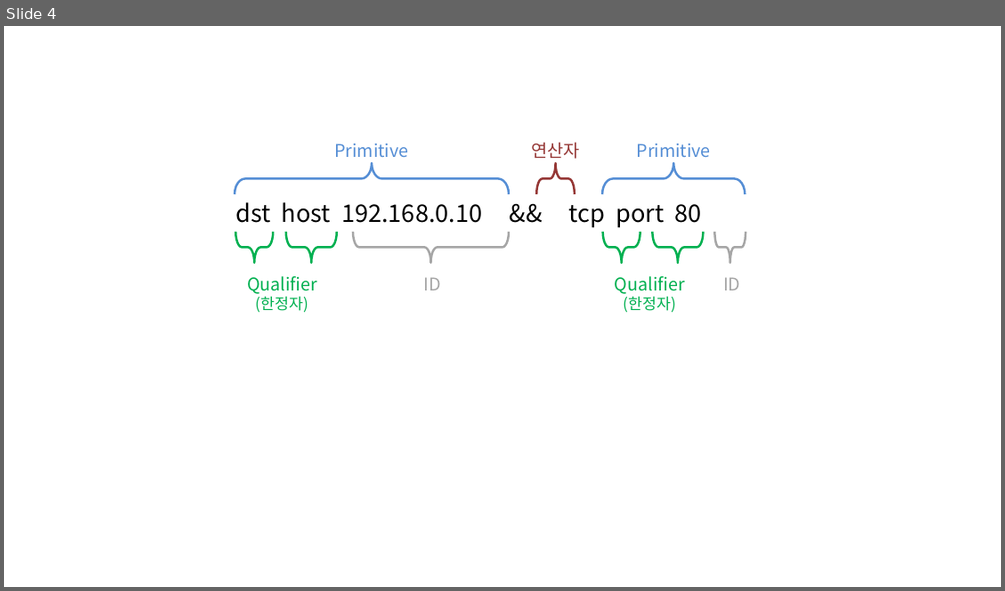
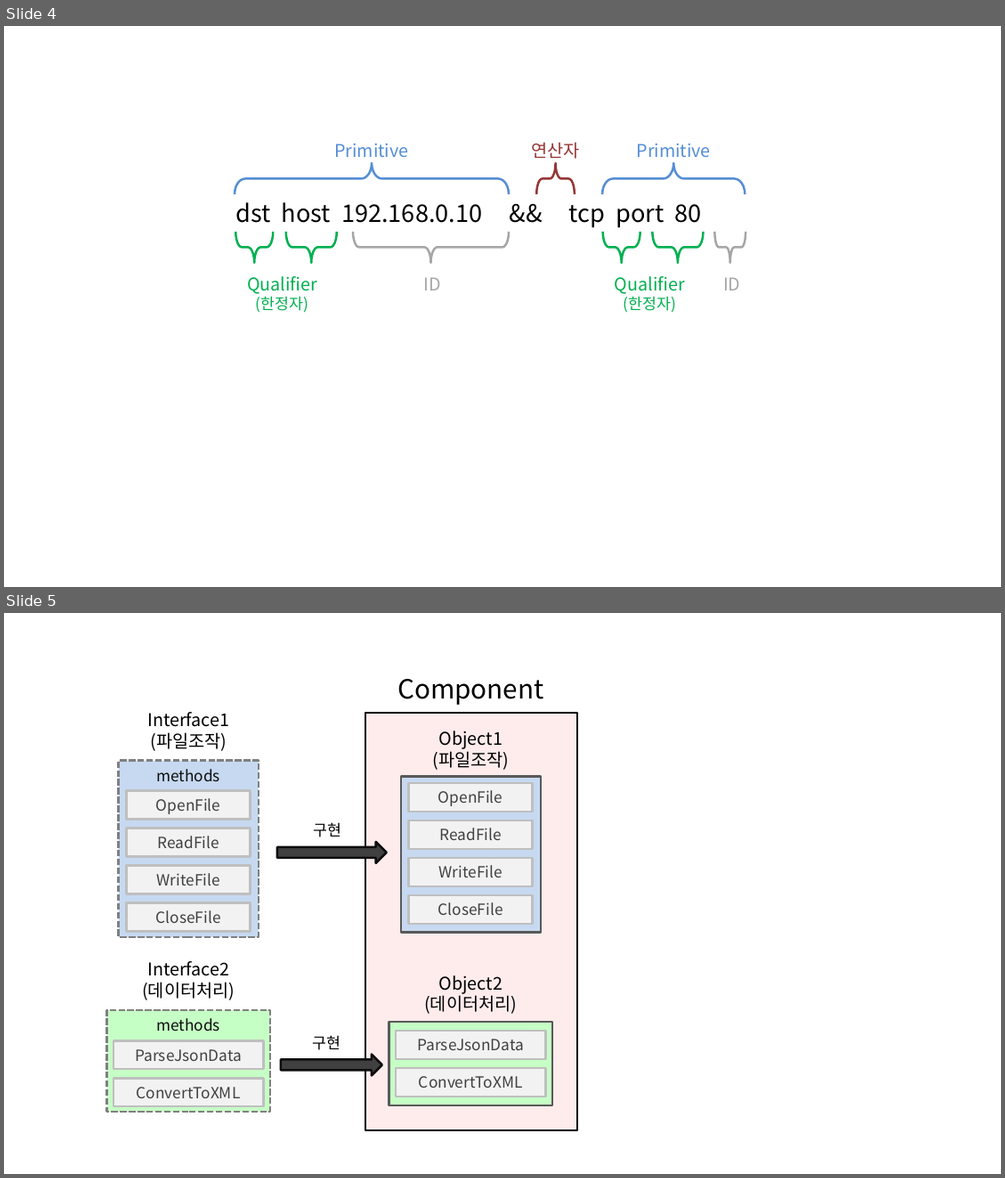
Before and after one commit to momo1108/blog, a slide deck: assets/etc/이미지제작용.pptx. Shown one above the other, each under a label of ours: slide 4 before the commit, slides 4 and 5 after it. The pictures are 1005x591 and 1005x1178 pixels, drawn with LibreOffice and Linux fonts; fonts in the diff are those of the drawing. Boxes give left, top, right and bottom in pixels: in the first picture for what was removed or moved away, otherwise in the second. Text is boxed around its words. In the diff, an @@ line names an element or a change of style, - is before the commit and + after.

```diff
--- a/assets/etc/이미지제작용.pptx
+++ b/assets/etc/이미지제작용.pptx
@@ slide 5 added at (4, 613, 1001, 1174), background #FFFFFF @@
@@ text added at (397, 679, 543, 705), 24 pt, text #000000 @@
+Component
@@ text added at (147, 712, 229, 751), 16 pt, text #000000 @@
+Interface1
+(파일조작)
@@ rectangle added at (365, 713, 577, 1130), fill #FEECEC, outline #000000 2 pt @@
@@ text added at (432, 730, 509, 770), 16 pt, text #000000 @@
+Object1
+(파일조작)
@@ rectangle added at (119, 760, 259, 937), fill #C6D9F1, outline #808080 2 pt dashed @@
@@ text added at (156, 769, 220, 782), 14 pt, text #0D0D0D @@
+methods
@@ rectangle added at (127, 791, 250, 819), fill #F2F2F2, outline #BFBFBF 2 pt, 14 pt, text #404040 @@
+OpenFile
@@ rectangle added at (400, 776, 541, 932), fill #C6D9F1, outline #595959 2 pt @@
@@ rectangle added at (409, 783, 533, 811), fill #F2F2F2, outline #BFBFBF 2 pt, 14 pt, text #404040 @@
+OpenFile
@@ text added at (314, 822, 342, 837), 14 pt, text #000000 @@
+구현
@@ rectangle added at (409, 820, 533, 849), fill #F2F2F2, outline #BFBFBF 2 pt, 14 pt, text #404040 @@
+ReadFile
@@ rectangle added at (127, 828, 250, 857), fill #F2F2F2, outline #BFBFBF 2 pt, 14 pt, text #404040 @@
+ReadFile
@@ right arrow added at (277, 842, 386, 863), fill #404040, outline #0D0D0D 2 pt @@
@@ rectangle added at (127, 866, 250, 894), fill #F2F2F2, outline #BFBFBF 2 pt, 14 pt, text #404040 @@
+WriteFile
@@ rectangle added at (409, 858, 533, 886), fill #F2F2F2, outline #BFBFBF 2 pt, 14 pt, text #404040 @@
+WriteFile
@@ rectangle added at (127, 902, 250, 931), fill #F2F2F2, outline #BFBFBF 2 pt, 14 pt, text #404040 @@
+CloseFile
@@ rectangle added at (409, 895, 533, 924), fill #F2F2F2, outline #BFBFBF 2 pt, 14 pt, text #404040 @@
+CloseFile
@@ text added at (142, 961, 235, 1000), 16 pt, text #000000 @@
+Interface2
+(데이터처리)
@@ text added at (424, 975, 517, 1013), 16 pt, text #000000 @@
+Object2
+(데이터처리)
@@ rectangle added at (107, 1010, 270, 1111), fill #C6FFC5, outline #808080 2 pt dashed @@
@@ text added at (156, 1018, 220, 1031), 14 pt, text #0D0D0D @@
+methods
@@ text added at (312, 1035, 340, 1050), 14 pt, text #000000 @@
+구현
@@ rectangle added at (389, 1022, 552, 1105), fill #C6FFC5, outline #595959 2 pt @@
@@ rectangle added at (396, 1030, 545, 1059), fill #F2F2F2, outline #BFBFBF 2 pt, 14 pt, text #404040 @@
+ParseJsonData
@@ rectangle added at (114, 1040, 264, 1069), fill #F2F2F2, outline #BFBFBF 2 pt, 14 pt, text #404040 @@
+ParseJsonData
@@ right arrow added at (281, 1054, 382, 1075), fill #404040, outline #0D0D0D 2 pt @@
@@ rectangle added at (114, 1078, 264, 1107), fill #F2F2F2, outline #BFBFBF 2 pt, 14 pt, text #404040 @@
+ConvertToXML
@@ rectangle added at (396, 1068, 545, 1096), fill #F2F2F2, outline #BFBFBF 2 pt, 14 pt, text #404040 @@
+ConvertToXML
```
Also in this commit, not shown: 3 other files.
